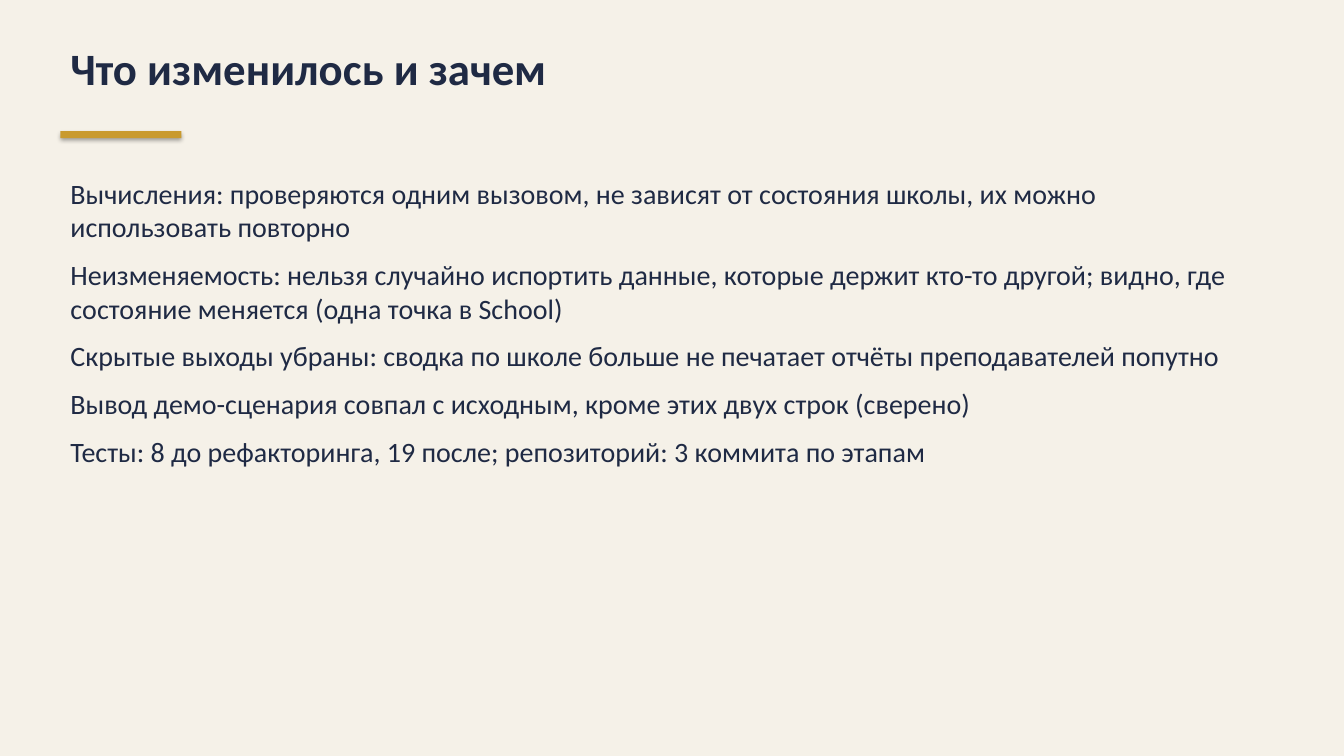
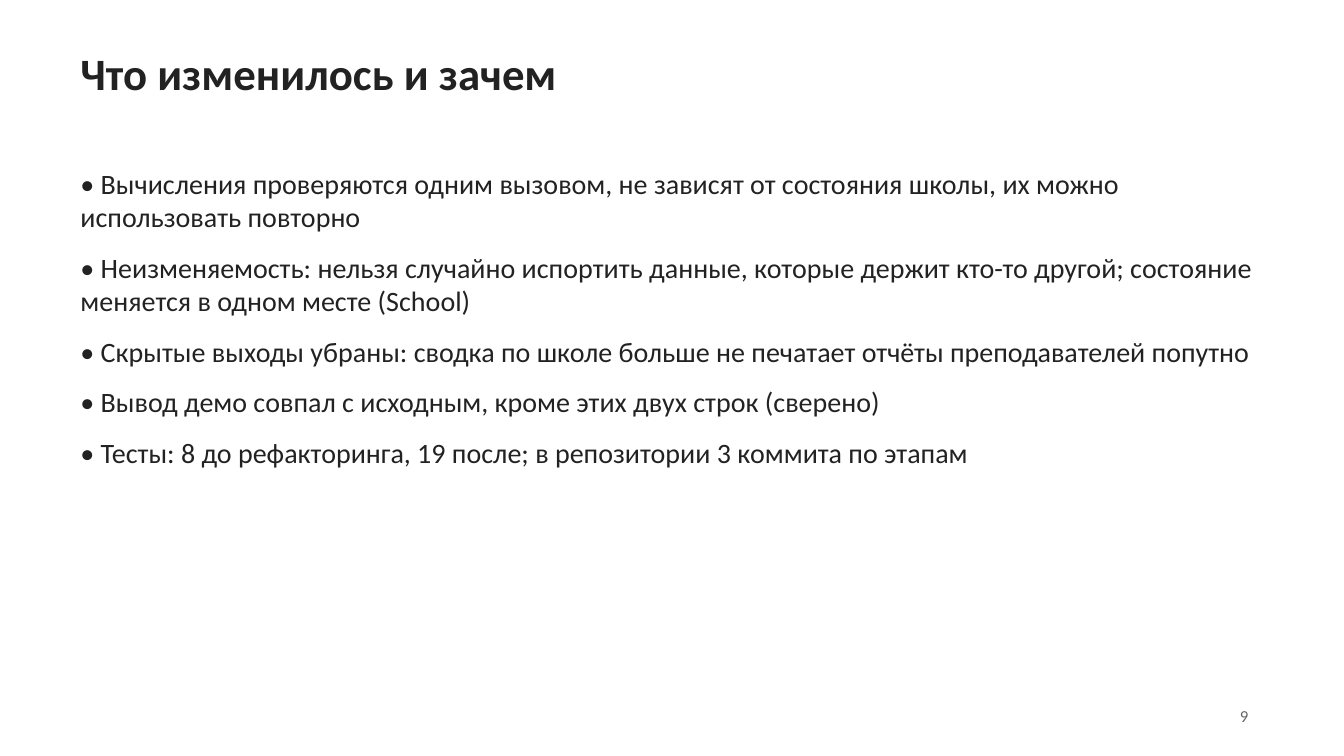
Before and after one commit to Michunchik/school-light, a slide deck: slide 9 of docs/school-light-seminar.pptx. Drawn at 1344x756 pixels with LibreOffice and Linux fonts; fonts in the diff are those of the drawing. Boxes give left, top, right and bottom in pixels: in the first picture for what was removed or moved away, otherwise in the second. Text is boxed around its words. In the diff, an @@ line names an element or a change of style, - is before the commit and + after.

```diff
--- a/docs/school-light-seminar.pptx
+++ b/docs/school-light-seminar.pptx
@@ background #F5F1E8 to #FFFFFF @@
@@ text "Что изменилось и зачем": place and size @@
-text "Что изменилось и зачем" at (70, 56, 546, 86)
+text "Что изменилось и зачем" at (80, 61, 556, 91)
@@ text "Что изменилось и зачем" at (80, 61, 556, 91): text colour #1F2A44 to #222222 @@
@@ rectangle removed at (60, 131, 181, 138) @@
@@ text at (80, 176, 1251, 468): text changed; text colour #1F2A44 to #222222 @@
-Вычисления: проверяются одним вызовом, не зависят от состояния школы, их можно использовать повторно
-Неизменяемость: нельзя случайно испортить данные, которые держит кто-то другой; видно, где состояние меняется (одна точка в School)
-Скрытые выходы убраны: сводка по школе больше не печатает отчёты преподавателей попутно
-Вывод демо-сценария совпал с исходным, кроме этих двух строк (сверено)
-Тесты: 8 до рефакторинга, 19 после; репозиторий: 3 коммита по этапам
+• Вычисления проверяются одним вызовом, не зависят от состояния школы, их можно использовать повторно
+• Неизменяемость: нельзя случайно испортить данные, которые держит кто-то другой; состояние меняется в одном месте (School)
+• Скрытые выходы убраны: сводка по школе больше не печатает отчёты преподавателей попутно
+• Вывод демо совпал с исходным, кроме этих двух строк (сверено)
+• Тесты: 8 до рефакторинга, 19 после; в репозитории 3 коммита по этапам
@@ text added at (1240, 711, 1248, 722), 12 pt, text #666666 @@
+9
```
Also in this commit, not shown: 9 other slides changed.
